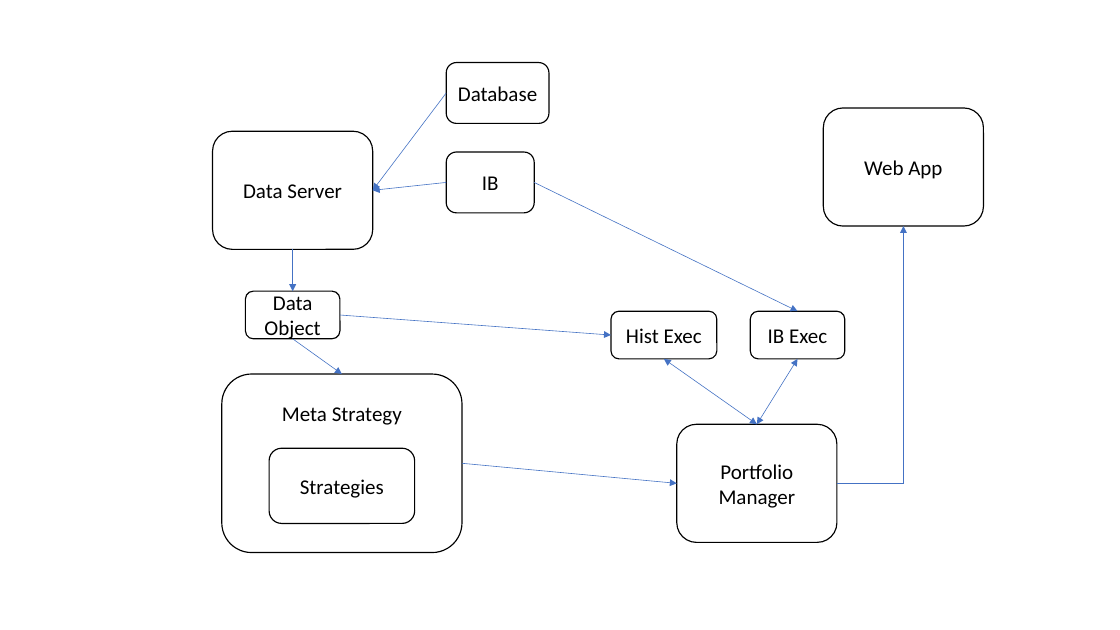
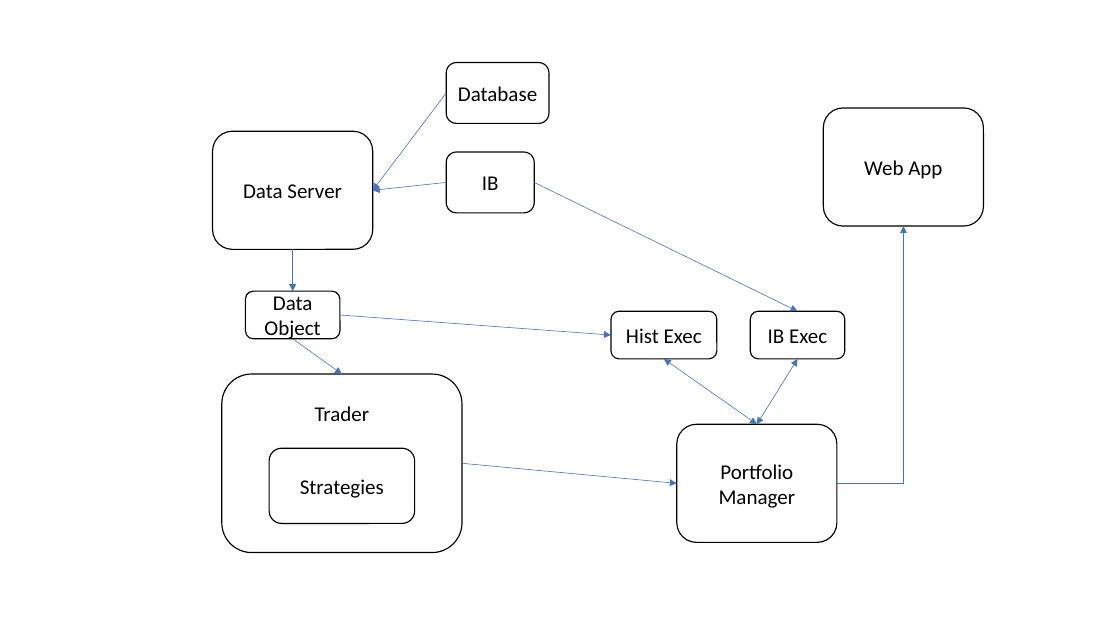
Before and after one commit to albertium/StrategyResearcher, a slide deck: slide 1 of FlowChart.pptx. Drawn at 1120x630 pixels with LibreOffice and Linux fonts; fonts in the diff are those of the drawing. Boxes give left, top, right and bottom in pixels: in the first picture for what was removed or moved away, otherwise in the second. Text is boxed around its words. In the diff, an @@ line names an element or a change of style, - is before the commit and + after.

```diff
--- a/FlowChart.pptx
+++ b/FlowChart.pptx
@@ text in rounded rectangle at [315,406,370,421]: text changed @@
-Meta Strategy
+Trader
```
Also in this commit, not shown: 9 other files.
